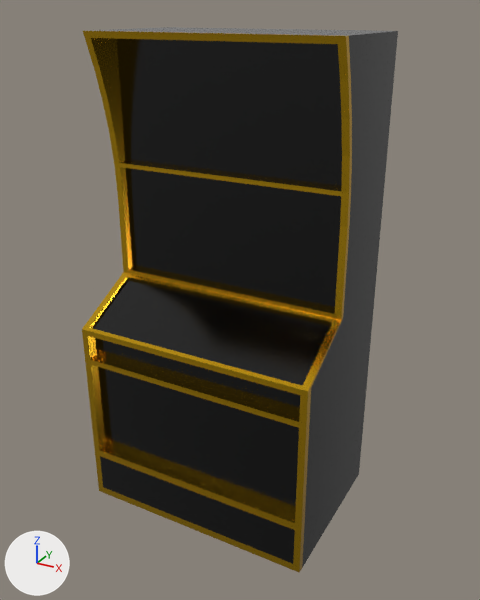
What one commit did to the FBX model CasinoVR_March/Assets/SlotMachines/gold_body.fbx.
Both versions are drawn from a 50 mm camera at (1.27, -2.4, 2.06) aimed at (0.04, -0.18, 0.95). Lighting does not change. The marker at lower left points along +X, +Y and +Z. Where no turn or scale is listed for an object, it has been applied to the vertices. Vertices at the same position are counted once.

The first picture shows 'cabinet'.
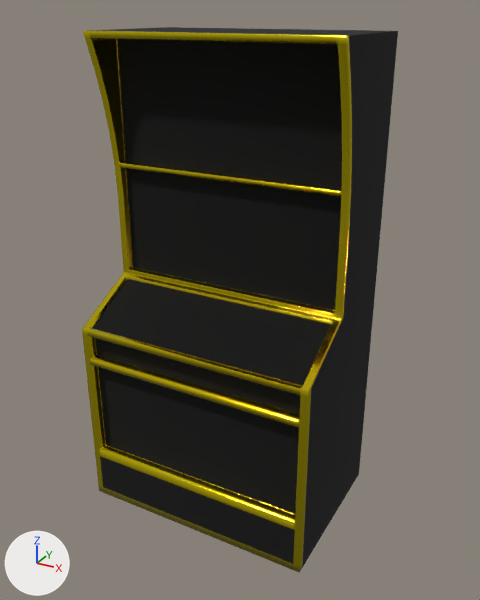
Location of each change, [x1, y1, x2, y2] in pixels of the pictures (480 x 600 px):
```json
{"part": 1, "of": "me_cube_003", "change": "added", "after": [82, 27, 398, 572], "on screen": "black"}
```

The change, as JSON lines over the scene's bpy script:
```json
{"op": "add", "block": "mat_blackplastic", "code": ["mat_blackplastic = principled_material('blackPlastic')", "mat_blackplastic.base_color = (0.0, 0.0, 0.0)  # black #000000", "mat_blackplastic.roughness = 1.0"]}
{"op": "add", "block": "mat_silverchrome", "code": ["mat_silverchrome = principled_material('silverChrome')", "mat_silverchrome.base_color = (0.736, 0.6, 0.00961)  # yellow #dfcb19", "mat_silverchrome.metallic = 1.0", "mat_silverchrome.roughness = 0.1"]}
{"block": "me_cube_003", "where": "# used by ob_cabinet; location = (0.0, 0.0, 0.0)"}
{"op": "remove", "block": "me_cube_003", "code": "me_cube_003.from_pydata(...)  # 296 vertices, 294 faces; spans x -0.51..0.51, y -0.53..0.17, z 0.0..1.99"}
{"op": "remove", "block": "me_cube_003", "code": "me_cube_003.materials.append(mat_blackplastic_002)  # black #000000"}
{"op": "remove", "block": "me_cube_003", "code": "me_cube_003.materials.append(mat_goldchrome_001)  # yellow #e7b623"}
{"op": "add", "block": "me_cube_003", "code": "me_cube_003.from_pydata(...)  # 1144 vertices, 1142 faces; spans x -0.51..0.51, y -0.53..0.17, z 0.0..1.99"}
{"block": "me_cube_003", "change": "me_cube_003 part 1: 848 vertices added at x -0.51..0.51, y -0.53..0.17, z 0.0..1.99"}
{"op": "add", "block": "me_cube_003", "code": "me_cube_003.materials.append(mat_blackplastic)  # black #000000"}
{"op": "add", "block": "me_cube_003", "code": "me_cube_003.materials.append(mat_silverchrome)  # yellow #dfcb19"}
```
